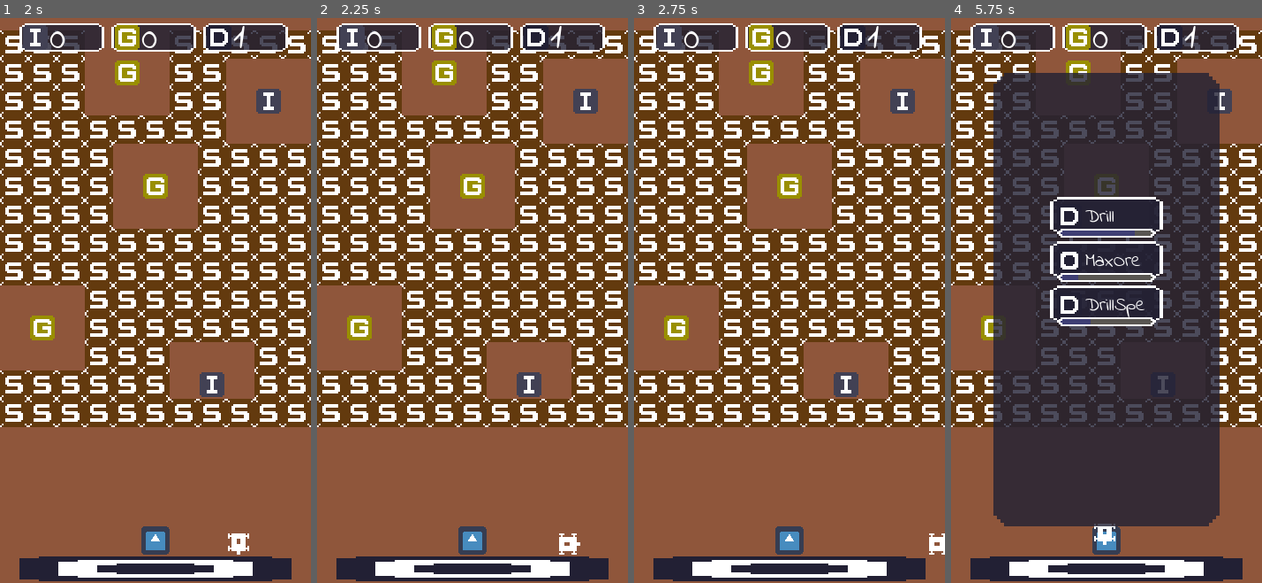
Above: before the commit, frames 1-4 (left to right).
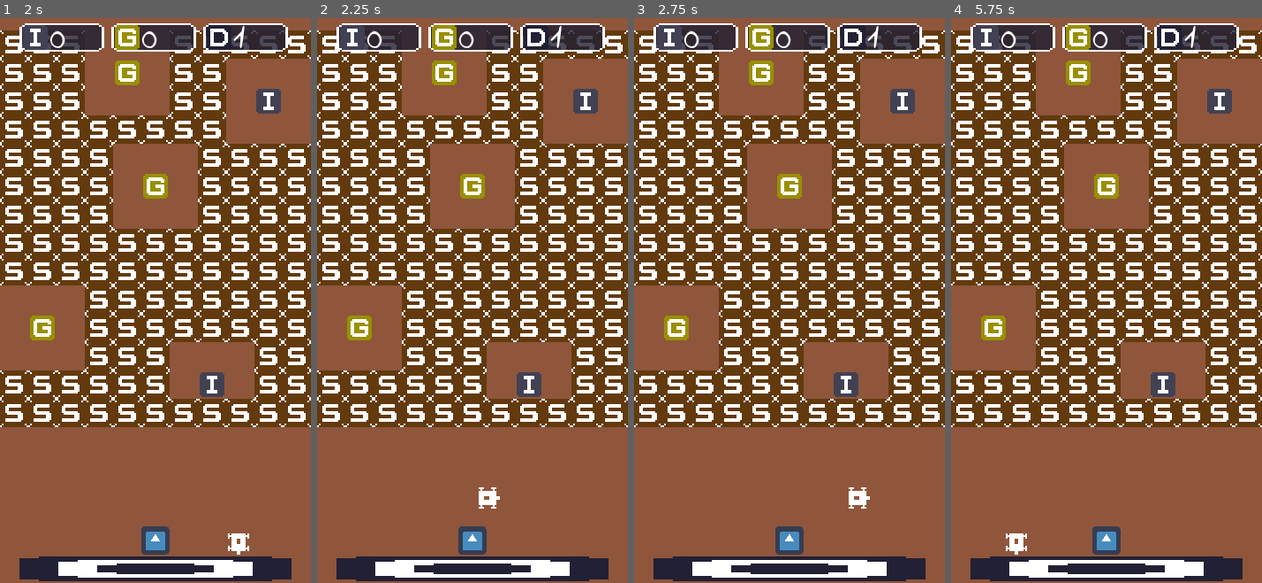
Above: after the commit, the same moments.

Repository: IzumiKei/DrillClicker
Game: Godot game, scene res://Game.tscn
Two runs of this game, one before a commit and one after it. Both use one fixed random seed, a clock stepped at 60 frames per second and the inputs below. The engine's default icon, where the game draws it, is replaced by a stand-in: a white triangle on a blue panel in a dark square.
Inputs:
- Up to frame 1 (2 s): tap Enter at 0.5 s; hold Right (ui_right) 0.53-1.28 s; tap Z (Mine) at 0.6, 1.35 s; tap Space (ui_select) at 0.77, 1.52 s; hold Down (ui_down) from 1.28 s (still down)
- Up to frame 2 (2.25 s): tap R (reset_scene, bound only after the commit) at 2 s; release Down (ui_down) at 2.03 s; hold Right (ui_right) from 2.03 s (still down); tap Z (Mine) at 2.1 s
- Up to frame 3 (2.75 s): keep holding Right (ui_right)
- Up to frame 4 (5.75 s): release Right (ui_right) at 2.78 s; hold Up (ui_up) 2.78-3.53 s; tap Z (Mine) every 0.75 s from 2.85 to 5.1 s; tap Space (ui_select) at 3.02, 3.77, 4.52 s; hold Left (ui_left) 3.53-5.03 s; tap R (reset_scene, bound only after the commit) at 4.15 s; hold Down (ui_down) from 5.03 s (still down)

Frame 1 is identical in both runs. In frame 2, 0.3% of the frame differs, in the area x 51-85%, y 83-95%; in frame 3, 0.3%; in frame 4, 58%, in the area x 13-87%, y 9-95%.

Commit message:
se modifican levemente los script

Diff:
--- a/Scripts/main.gd
+++ b/Scripts/main.gd
@@ -32,6 +32,11 @@
 	if _player_pos.y <= 0:
 		_player.position.y = 319
 
+	# inputs
+	#recarga la escena
+	if Input.is_action_pressed("reset_scene"):
+		get_tree().reload_current_scene()
+
 
 func _on_Drill_Button_button_down():
 	# Instala un Taladro en un ore block
--- a/project.godot
+++ b/project.godot
@@ -86,6 +86,11 @@
 "events": [ Object(InputEventKey,"resource_local_to_scene":false,"resource_name":"","device":0,"alt":false,"shift":false,"control":false,"meta":false,"command":false,"pressed":false,"scancode":90,"physical_scancode":0,"unicode":0,"echo":false,"script":null)
  ]
 }
+reset_scene={
+"deadzone": 0.5,
+"events": [ Object(InputEventKey,"resource_local_to_scene":false,"resource_name":"","device":0,"alt":false,"shift":false,"control":false,"meta":false,"command":false,"pressed":false,"scancode":82,"physical_scancode":0,"unicode":0,"echo":false,"script":null)
+ ]
+}
 
 [physics]
 
